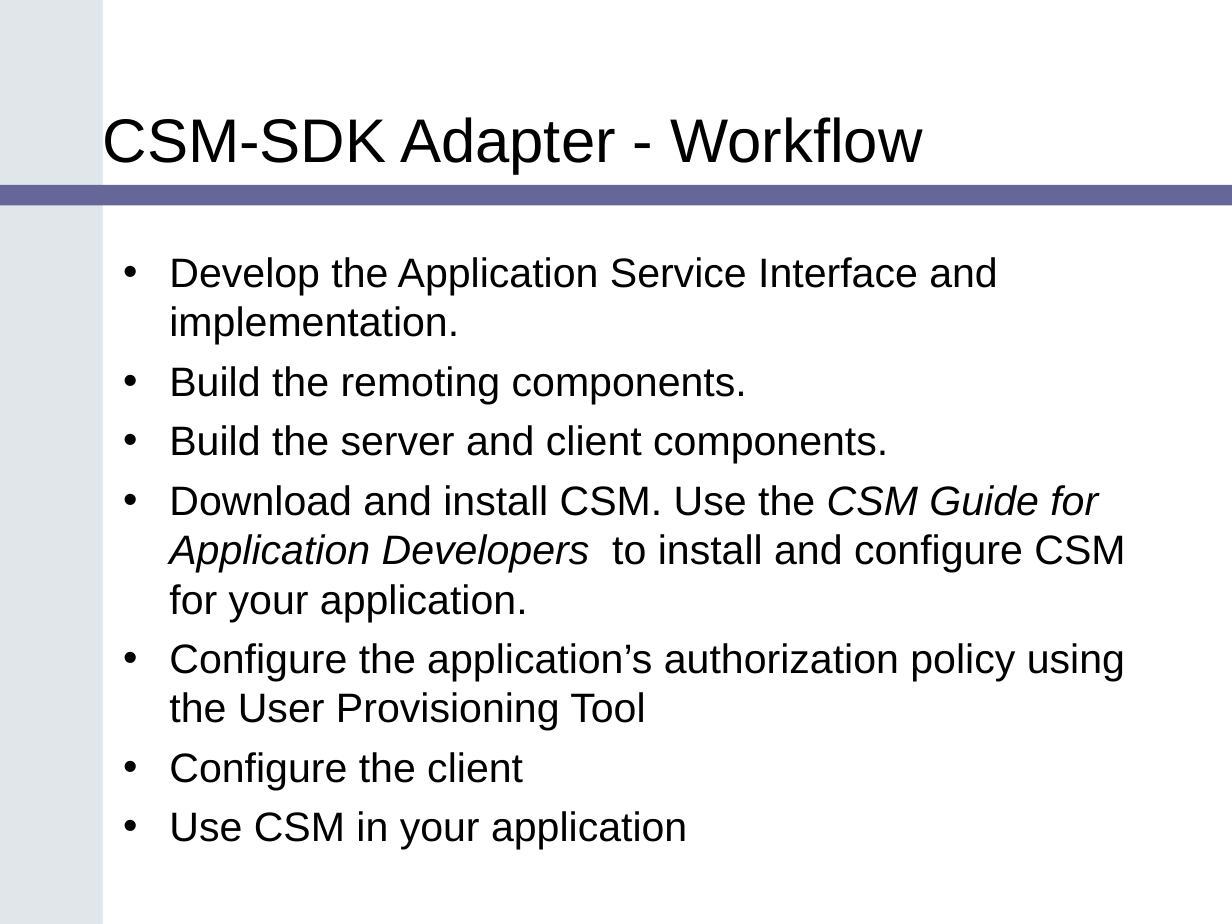
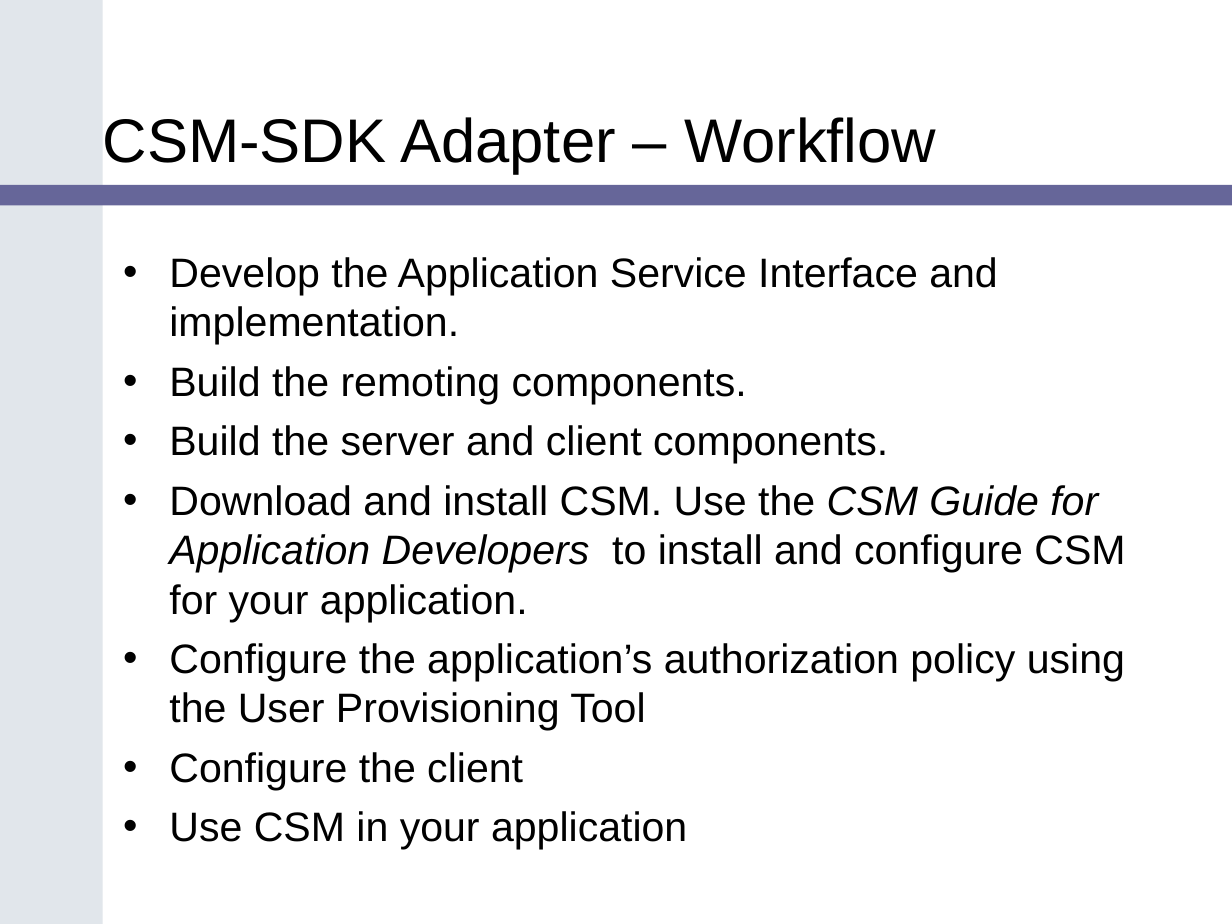
Before and after one commit to CBIIT/common-security-module-docs, a slide deck: slide 16 of Presentations/SDK_Bootcamp_CSM_v1.ppt. Drawn at 1232x924 pixels with LibreOffice and Linux fonts; fonts in the diff are those of the drawing; background and template pictures are left out. Boxes give left, top, right and bottom in pixels: in the first picture for what was removed or moved away, otherwise in the second. Text is boxed around its words. In the diff, an @@ line names an element or a change of style, - is before the commit and + after.

```diff
--- a/Presentations/SDK_Bootcamp_CSM_v1.ppt
+++ b/Presentations/SDK_Bootcamp_CSM_v1.ppt
@@ title at box(103, 117, 936, 173): text changed @@
-CSM-SDK Adapter - Workflow
+CSM-SDK Adapter – Workflow
```
Also in this commit, not shown: 1 other slide changed, 2 slides added.
